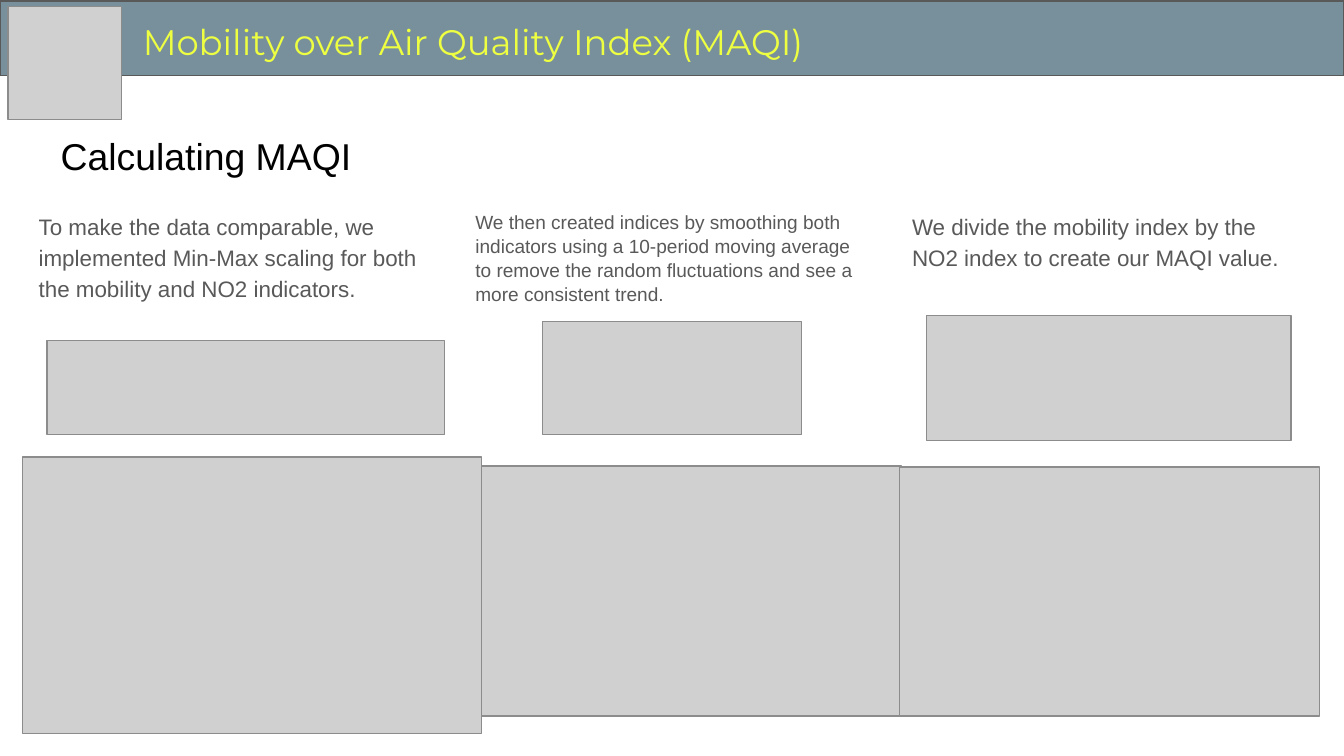
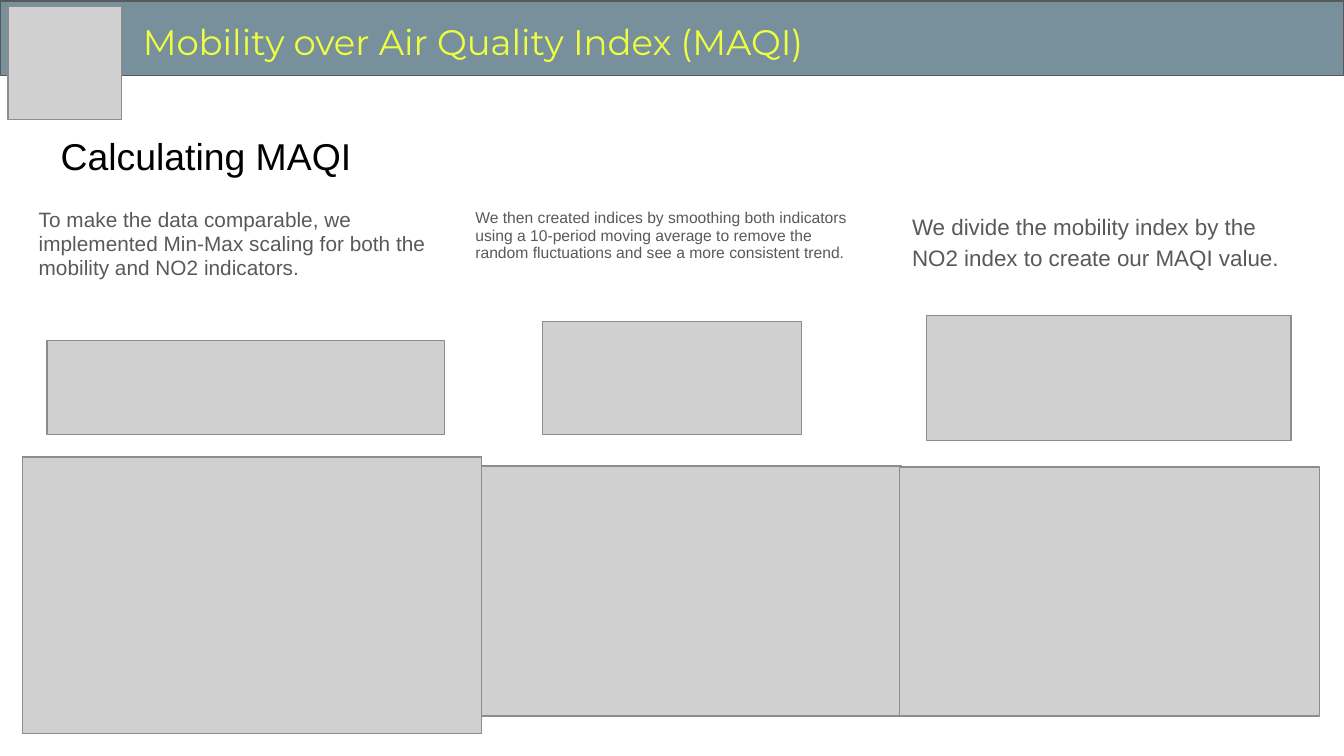
Before and after one commit to docligot/maqi, a slide deck: slide 5 of presentation/Mobility over Air Quality Index (MAQI).pptx. Drawn at 1344x756 pixels with LibreOffice and Linux fonts; fonts in the diff are those of the drawing; grey boxes stand for pictures. Boxes give left, top, right and bottom in pixels: in the first picture for what was removed or moved away, otherwise in the second. Text is boxed around its words. In the diff, an @@ line names an element or a change of style, - is before the commit and + after.

```diff
--- a/presentation/Mobility over Air Quality Index (MAQI).pptx
+++ b/presentation/Mobility over Air Quality Index (MAQI).pptx
@@ text "To make the data comparable, ..." at (39, 212, 425, 279): size 12 to 11.1 pt; line spacing 1.15 to 0.95 @@
@@ text "We then created indices by ..." at (475, 211, 846, 258): size 10.2 to 8.4 pt; line spacing 1.05 to 0.95 @@
```
Also in this commit, not shown: 4 other slides changed, 1 slide added.
